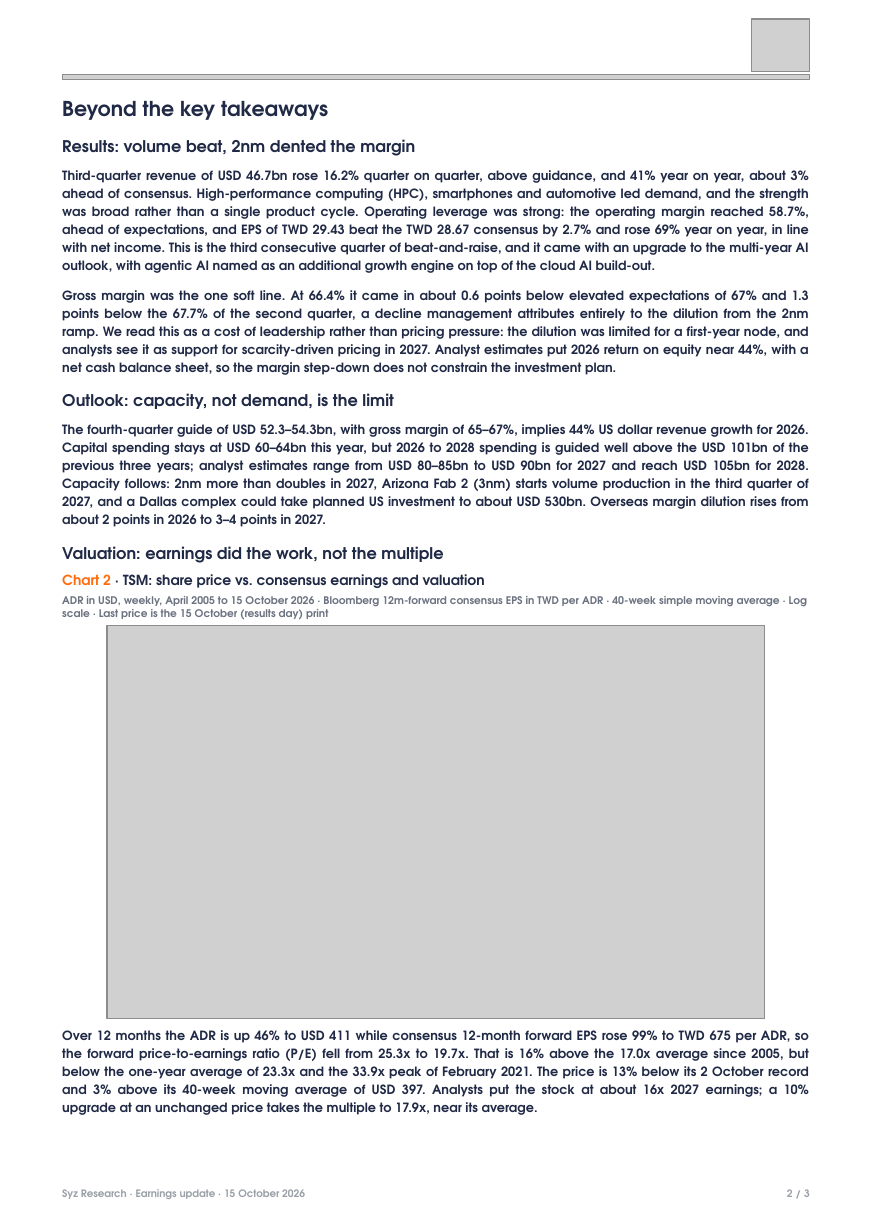
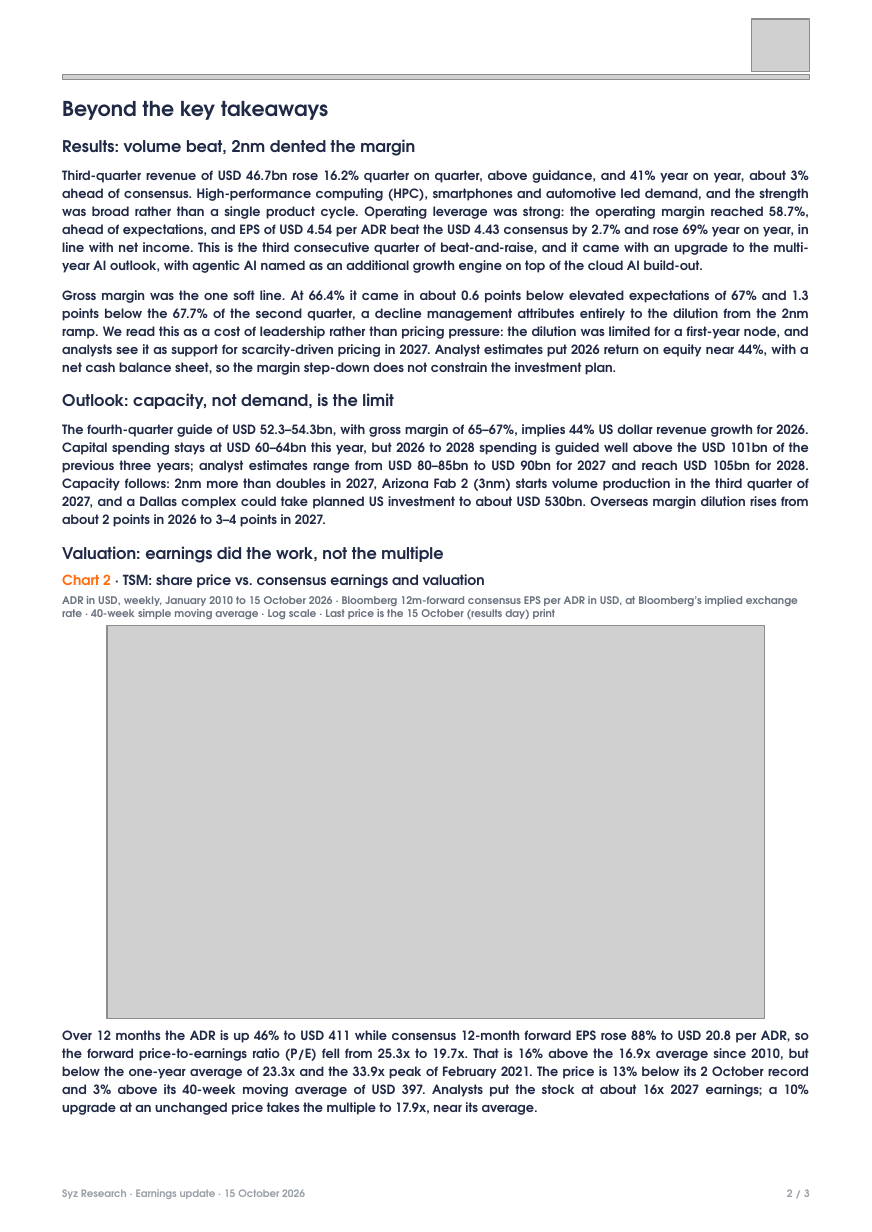
Before and after one commit to jb-db05/syz-earnings, a slide deck: slide 2 of reports/TSM_Q3_2026/Earnings_Update_TSM_Q32026.pptx. Drawn at 872x1232 pixels with LibreOffice and Linux fonts; fonts in the diff are those of the drawing; grey boxes stand for pictures. Boxes give left, top, right and bottom in pixels: in the first picture for what was removed or moved away, otherwise in the second. Text is boxed around its words. In the diff, an @@ line names an element or a change of style, - is before the commit and + after.

```diff
--- a/reports/TSM_Q3_2026/Earnings_Update_TSM_Q32026.pptx
+++ b/reports/TSM_Q3_2026/Earnings_Update_TSM_Q32026.pptx
@@ text at (x1=62, y1=170, x2=809, y2=273): text changed @@
-Third-quarter revenue of USD 46.7bn rose 16.2% quarter on quarter, above guidance, and 41% year on year, about 3% ahead of consensus. High-performance computing (HPC), smartphones and automotive led demand, and the strength was broad rather than a single product cycle. Operating leverage was strong: the operating margin reached 58.7%, ahead of expectations, and EPS of TWD 29.43 beat the TWD 28.67 consensus by 2.7% and rose 69% year on year, in line with net income. This is the third consecutive quarter of beat-and-raise, and it came with an upgrade to the multi-year AI outlook, with agentic AI named as an additional growth engine on top of the cloud AI build-out.
+Third-quarter revenue of USD 46.7bn rose 16.2% quarter on quarter, above guidance, and 41% year on year, about 3% ahead of consensus. High-performance computing (HPC), smartphones and automotive led demand, and the strength was broad rather than a single product cycle. Operating leverage was strong: the operating margin reached 58.7%, ahead of expectations, and EPS of USD 4.54 per ADR beat the USD 4.43 consensus by 2.7% and rose 69% year on year, in line with net income. This is the third consecutive quarter of beat-and-raise, and it came with an upgrade to the multi-year AI outlook, with agentic AI named as an additional growth engine on top of the cloud AI build-out.
@@ text at (x1=62, y1=596, x2=798, y2=620): text changed @@
-ADR in USD, weekly, April 2005 to 15 October 2026 · Bloomberg 12m-forward consensus EPS in TWD per ADR · 40-week simple moving average · Log scale · Last price is the 15 October (results day) print
+ADR in USD, weekly, January 2010 to 15 October 2026 · Bloomberg 12m-forward consensus EPS per ADR in USD, at Bloomberg’s implied exchange rate · 40-week simple moving average · Log scale · Last price is the 15 October (results day) print
@@ text at (x1=62, y1=1030, x2=809, y2=1115): text changed @@
-Over 12 months the ADR is up 46% to USD 411 while consensus 12-month forward EPS rose 99% to TWD 675 per ADR, so the forward price-to-earnings ratio (P/E) fell from 25.3x to 19.7x. That is 16% above the 17.0x average since 2005, but below the one-year average of 23.3x and the 33.9x peak of February 2021. The price is 13% below its 2 October record and 3% above its 40-week moving average of USD 397. Analysts put the stock at about 16x 2027 earnings; a 10% upgrade at an unchanged price takes the multiple to 17.9x, near its average.
+Over 12 months the ADR is up 46% to USD 411 while consensus 12-month forward EPS rose 88% to USD 20.8 per ADR, so the forward price-to-earnings ratio (P/E) fell from 25.3x to 19.7x. That is 16% above the 16.9x average since 2010, but below the one-year average of 23.3x and the 33.9x peak of February 2021. The price is 13% below its 2 October record and 3% above its 40-week moving average of USD 397. Analysts put the stock at about 16x 2027 earnings; a 10% upgrade at an unchanged price takes the multiple to 17.9x, near its average.
```
Also in this commit, not shown: 1 other slide changed, 5 other files.
